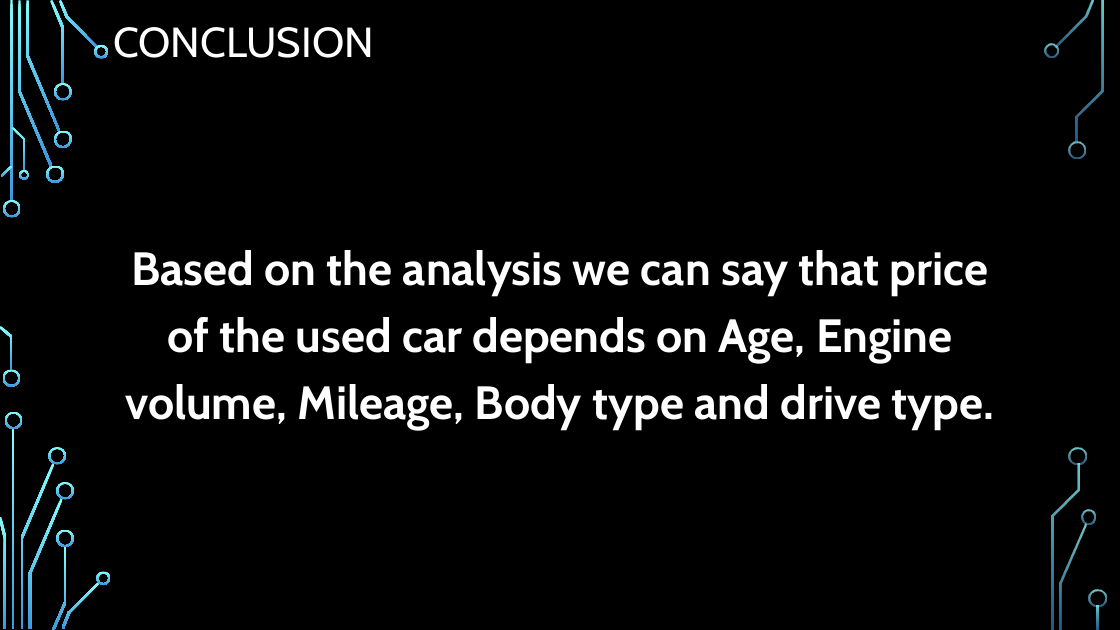
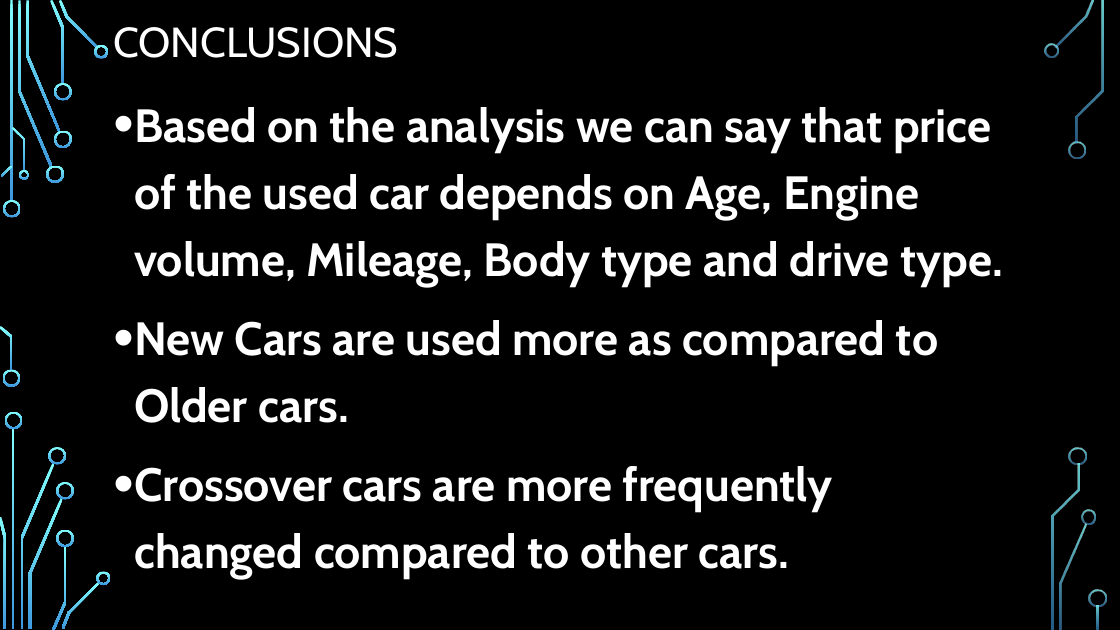
Before and after one commit to dhp6106/insaid-projects, a slide deck: slide 9 of term1/projects/CarSales/Term1-EDAProject-CarSales-DhavalParikh.pptx (slide 7 before the commit). Drawn at 1120x630 pixels with LibreOffice and Linux fonts; fonts in the diff are those of the drawing; background and template pictures are left out. Boxes give left, top, right and bottom in pixels: in the first picture for what was removed or moved away, otherwise in the second. Text is boxed around its words. In the diff, an @@ line names an element or a change of style, - is before the commit and + after.

Commit message:
small updates to PPT

```diff
--- a/term1/projects/CarSales/Term1-EDAProject-CarSales-DhavalParikh.pptx
+++ b/term1/projects/CarSales/Term1-EDAProject-CarSales-DhavalParikh.pptx
@@ title at (113, 27, 398, 58): text changed @@
-CONCLUSION
+CONCLUSIONS
@@ text "Based on the analysis we ...": place and size @@
-text "Based on the analysis we ..." at (125, 250, 995, 431)
+text "Based on the analysis we ..." at (134, 107, 1003, 580)
@@ text at (134, 107, 1003, 288): alignment centre to left; bullet none to • @@
@@ text at (134, 320, 938, 580): paragraphs added @@
+• New Cars are used more as compared to Older cars.
+• Crossover cars are more frequently changed compared to other cars.
```
Also in this commit, not shown: 4 other slides changed.
